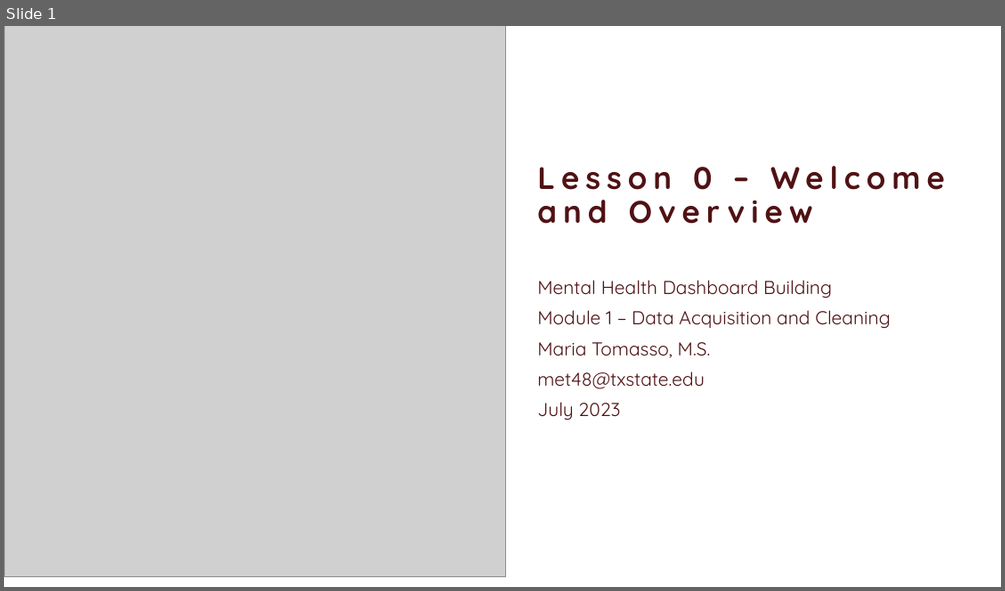
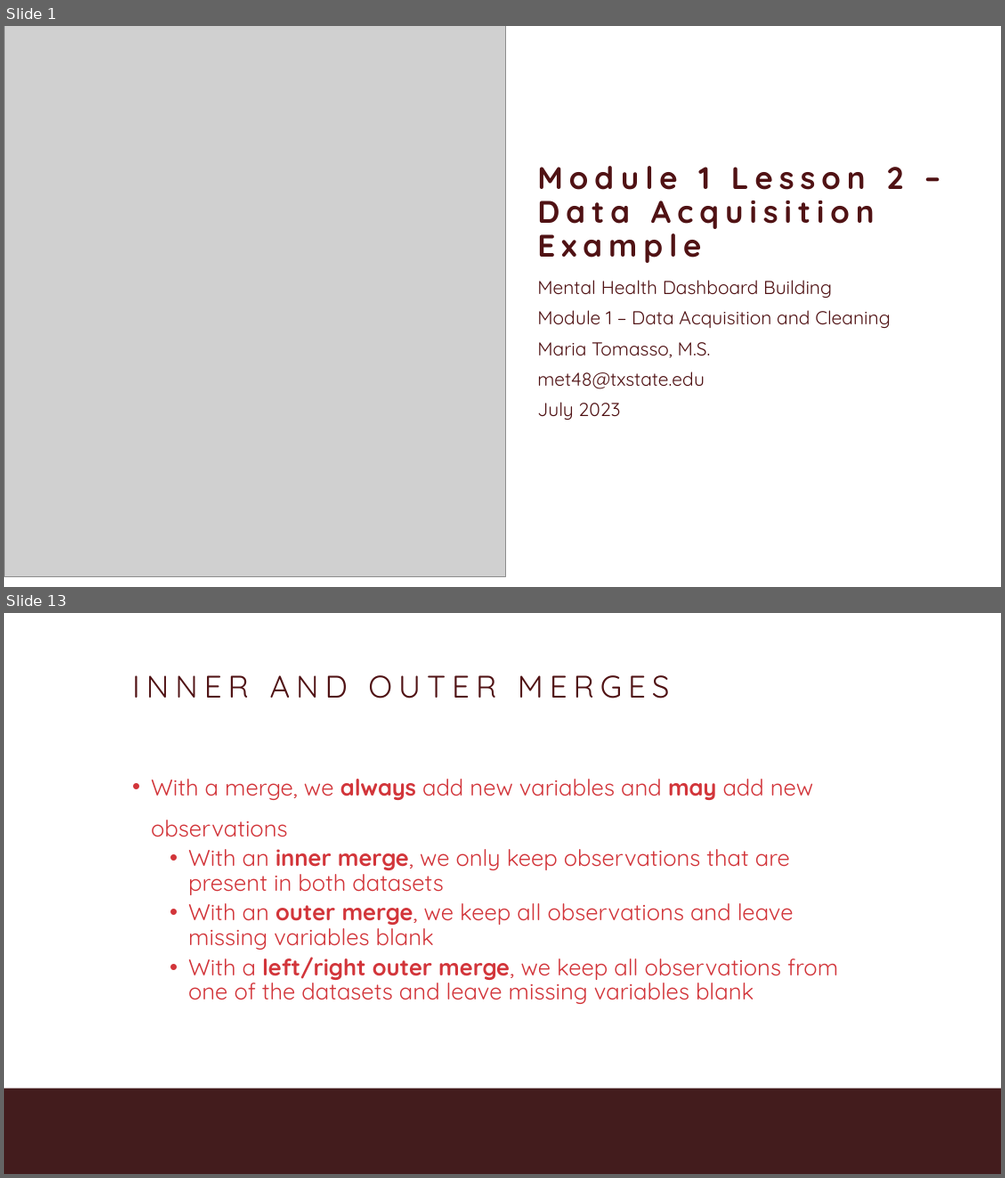
Before and after one commit to MariaElise-T/MH_Dashboard_Tutorial, a slide deck: Formatted Slides/Module1_Video2.pptx. Shown one above the other, each under a label of ours: slide 1 before the commit, slides 1 and 13 after it; the slides between them are not shown. The pictures are 1005x591 and 1005x1178 pixels, drawn with LibreOffice and Linux fonts; fonts in the diff are those of the drawing; grey boxes stand for pictures; background and template pictures are left out. Boxes give left, top, right and bottom in pixels: in the first picture for what was removed or moved away, otherwise in the second. Text is boxed around its words. In the diff, an @@ line names an element or a change of style, - is before the commit and + after.

```diff
--- a/Formatted Slides/Module1_Video2.pptx
+++ b/Formatted Slides/Module1_Video2.pptx
@@ slide 13 added at <box>4,613,1001,1174</box>, background #FFFFFF; not listed: 1 template element that a slide beside it also shows @@
@@ title added at <box>132,675,670,698</box>, 60 pt, text #501214 @@
+INNER AND OUTER MERGES
@@ text added at <box>151,779,838,1004</box>, 44 pt, text #D2353A @@
+• With a merge, we always add new variables and may add new observations
+  • With an inner merge, we only keep observations that are present in both datasets
+  • With an outer merge, we keep all observations and leave missing variables blank
+  • With a left/right outer merge, we keep all observations from one of the datasets and leave missing variables blank
@@ slide 1 changed as well @@
@@ title at <box>537,166,904,263</box>: text changed @@
-Lesson 0 – Welcome and Overview
+Module 1 Lesson 2 – Data Acquisition Example
```
Also in this commit, not shown: 2 other slides changed, 16 other slides added, 9 other files.
